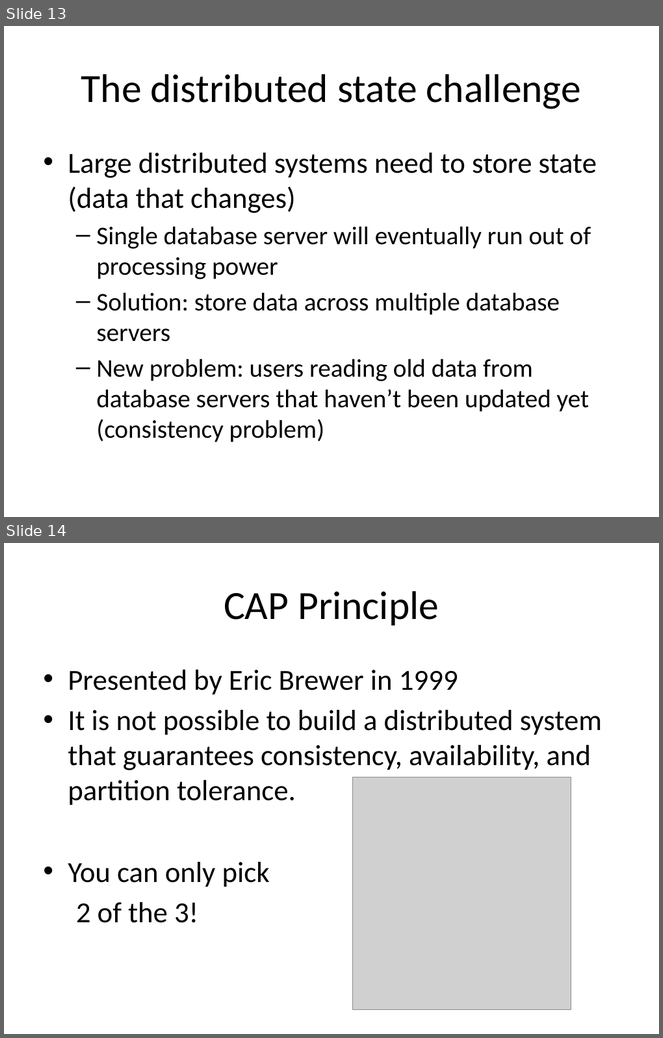
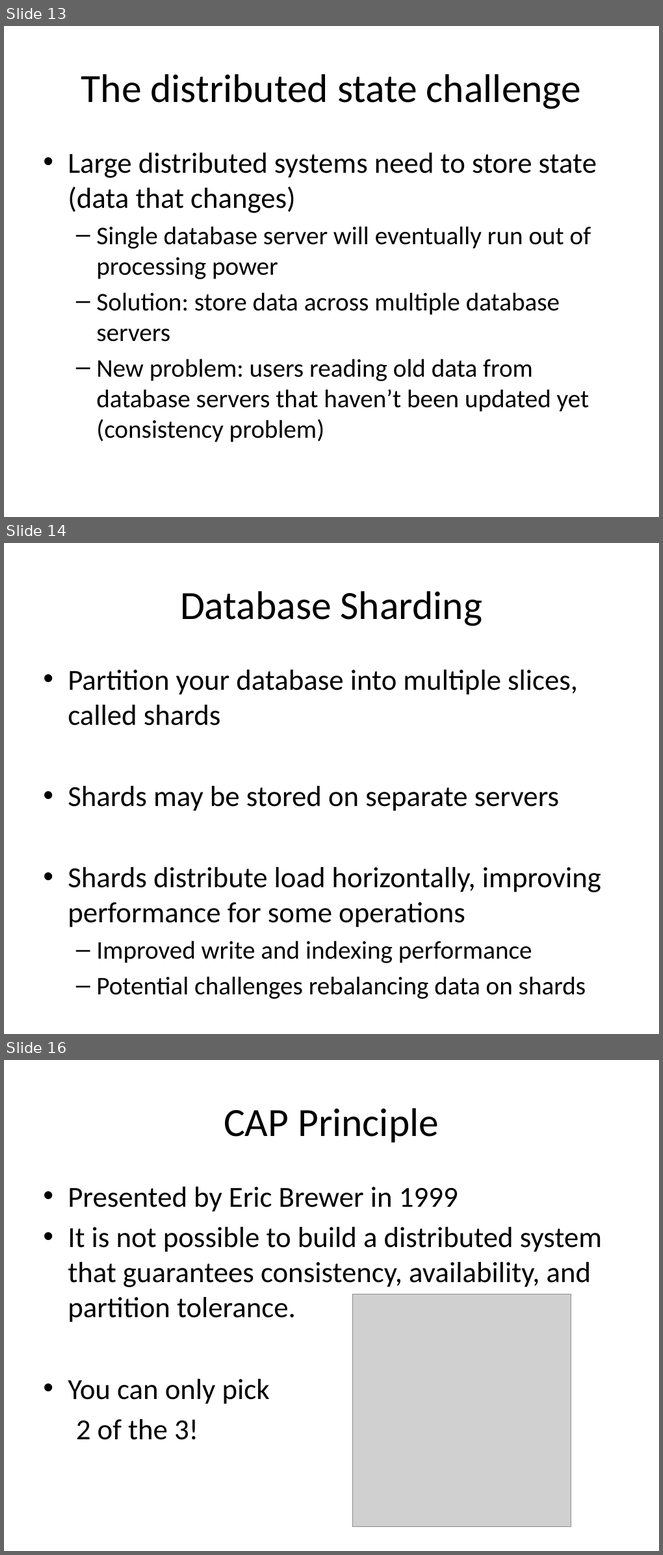
Before and after one commit to jasondbaker/infrastructure-class, a slide deck: infrastructure-week-3.pptx. Shown one above the other, each under a label of ours: slides 13 and 14 before the commit, slides 13, 14 and 16 after it; the slides between them are not shown. The pictures are 663x1038 and 663x1555 pixels, drawn with LibreOffice and Linux fonts; fonts in the diff are those of the drawing; grey boxes stand for pictures. Boxes give left, top, right and bottom in pixels: in the first picture for what was removed or moved away, otherwise in the second. Text is boxed around its words. In the diff, an @@ line names an element or a change of style, - is before the commit and + after.

```diff
--- a/infrastructure-week-3.pptx
+++ b/infrastructure-week-3.pptx
@@ slide 14 added at bbox=[4, 543, 659, 1034], background #FFFFFF @@
@@ title added at bbox=[180, 591, 483, 626], 44 pt, text #000000 @@
+Database Sharding
@@ text added at bbox=[68, 670, 601, 999], 32 pt, text #000000 @@
+• Partition your database into multiple slices, called shards
+• Shards may be stored on separate servers
+• Shards distribute load horizontally, improving performance for some operations
+  – Improved write and indexing performance
+  – Potential challenges rebalancing data on shards
@@ what was slide 14 is now slide 16 @@
```
Also in this commit, not shown: 1 slide changed, 2 other slides added, 2 other files.
